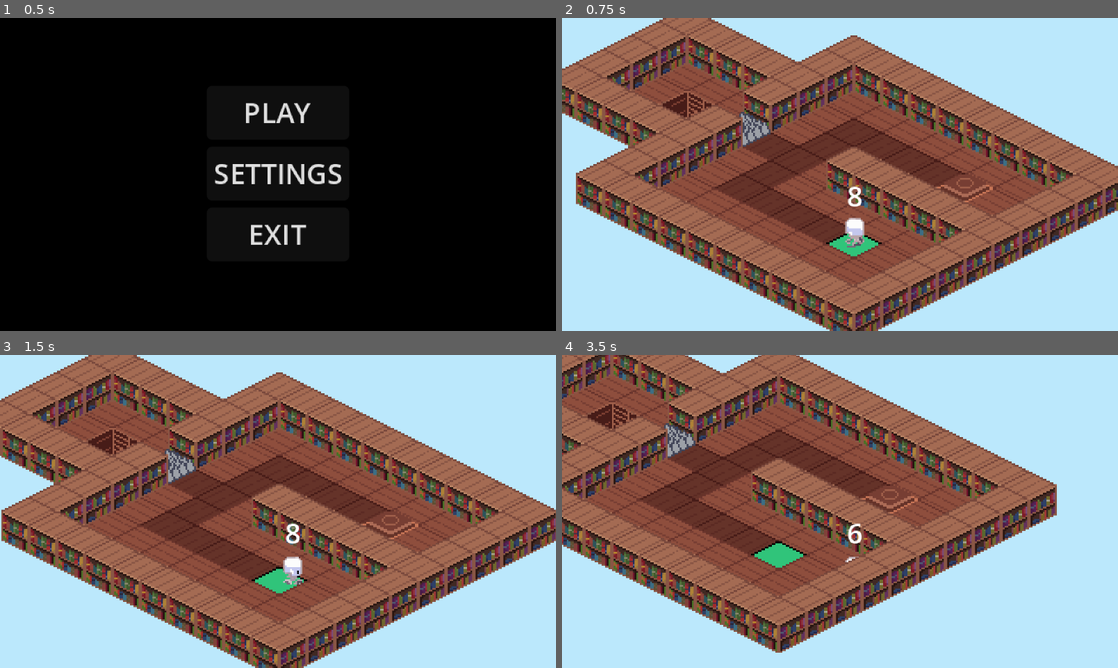
Above: before the commit, frames 1-4 (two rows, left to right).
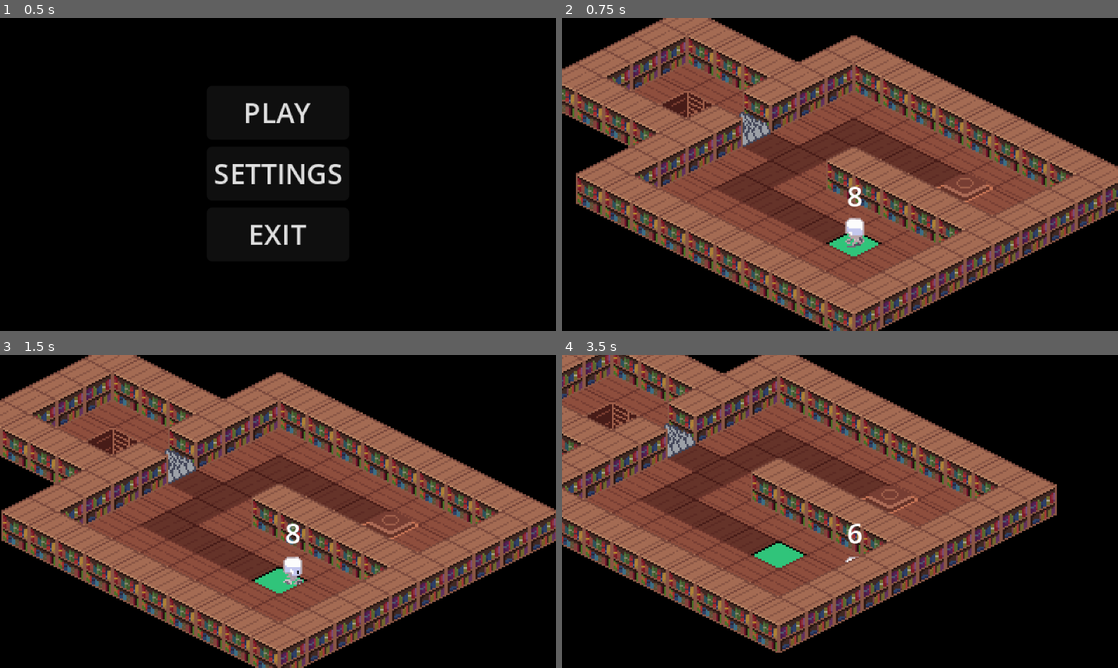
Above: after the commit, the same moments.

Repository: kokiheey/game-jam-repo
Game: Godot game, scene res://main_menu.tscn
Same seed, same stepped clock (60 frames per second), same inputs: the game is played once before the commit and once after it.
Inputs:
- Up to frame 1 (0.5 s): no input
- Up to frame 2 (0.75 s): click "PLAY" at 0.5 s
- Up to frame 3 (1.5 s): tap Enter at 1.25 s; hold Right (ui_right) from 1.28 s (still down); hold E (interact) from 1.28 s (still down)
- Up to frame 4 (3.5 s): release Right (ui_right) at 2.03 s; release E (interact) at 2.03 s; hold Down (ui_down) 2.03-2.78 s; tap E (interact) at 2.1 s; hold Right (ui_right) from 2.78 s (still down); hold E (interact) from 2.78 s (still down)

Frame 1 is identical in both runs. In frame 2, 37% of the frame differs, in the area x 0-100%, y 0-100%; in frame 3, 37%; in frame 4, 43%.

Commit message:
Add nez pitaj kokija
Co-Authored-By: koki <152427234+kokiheey@users.noreply.github.com>

Diff:
--- a/gmtk2025/Scenes/Levels/level_0.tscn
+++ b/gmtk2025/Scenes/Levels/level_0.tscn
@@ -10,6 +10,7 @@
 [ext_resource type="PackedScene" uid="uid://caci1f0r6yfvw" path="res://Scenes/time_label.tscn" id="7_456kb"]
 [ext_resource type="PackedScene" uid="uid://be2h6t0jc2w50" path="res://Scenes/music_selector.tscn" id="9_456kb"]
 [ext_resource type="AudioStream" uid="uid://dieyorbawutc8" path="res://Assets/Tracks/level_theme.wav" id="10_fywi0"]
+[ext_resource type="PackedScene" uid="uid://qbpsn4l14ph3" path="res://game_manager.tscn" id="11_fywi0"]
 
 [node name="Level0" type="Node2D"]
 
@@ -18,7 +19,7 @@
 offset_top = -248.0
 offset_right = 584.0
 offset_bottom = 288.0
-color = Color(0.732604, 0.909676, 0.985402, 1)
+color = Color(0, 0, 0, 1)
 
 [node name="Floor" type="Node2D" parent="."]
 y_sort_enabled = true
@@ -79,3 +80,5 @@
 
 [node name="MusicSelector" parent="." instance=ExtResource("9_456kb")]
 music = ExtResource("10_fywi0")
+
+[node name="GameManager" parent="." instance=ExtResource("11_fywi0")]
--- a/gmtk2025/Scenes/Levels/level_1.tscn
+++ b/gmtk2025/Scenes/Levels/level_1.tscn
@@ -10,6 +10,7 @@
 [ext_resource type="PackedScene" uid="uid://caci1f0r6yfvw" path="res://Scenes/time_label.tscn" id="7_u5ghp"]
 [ext_resource type="PackedScene" uid="uid://be2h6t0jc2w50" path="res://Scenes/music_selector.tscn" id="8_rb0md"]
 [ext_resource type="AudioStream" uid="uid://dieyorbawutc8" path="res://Assets/Tracks/level_theme.wav" id="9_u5ghp"]
+[ext_resource type="PackedScene" uid="uid://qbpsn4l14ph3" path="res://game_manager.tscn" id="11_hwvp3"]
 
 [node name="Level1" type="Node2D"]
 
@@ -18,7 +19,7 @@
 offset_top = -248.0
 offset_right = 584.0
 offset_bottom = 288.0
-color = Color(0.732604, 0.909676, 0.985402, 1)
+color = Color(0, 0, 0, 1)
 
 [node name="Floor" type="Node2D" parent="."]
 y_sort_enabled = true
@@ -84,3 +85,5 @@
 
 [node name="MusicSelector" parent="." instance=ExtResource("8_rb0md")]
 music = ExtResource("9_u5ghp")
+
+[node name="GameManager" parent="." instance=ExtResource("11_hwvp3")]
--- a/gmtk2025/Scenes/Levels/level_2.tscn
+++ b/gmtk2025/Scenes/Levels/level_2.tscn
@@ -10,6 +10,7 @@
 [ext_resource type="PackedScene" uid="uid://caci1f0r6yfvw" path="res://Scenes/time_label.tscn" id="7_1jlnc"]
 [ext_resource type="PackedScene" uid="uid://be2h6t0jc2w50" path="res://Scenes/music_selector.tscn" id="8_blpqv"]
 [ext_resource type="AudioStream" uid="uid://dieyorbawutc8" path="res://Assets/Tracks/level_theme.wav" id="9_1jlnc"]
+[ext_resource type="PackedScene" uid="uid://qbpsn4l14ph3" path="res://game_manager.tscn" id="11_u40f0"]
 
 [node name="Level2" type="Node2D"]
 
@@ -18,7 +19,7 @@
 offset_top = -248.0
 offset_right = 584.0
 offset_bottom = 288.0
-color = Color(0.732604, 0.909676, 0.985402, 1)
+color = Color(0, 0, 0, 1)
 
 [node name="Floor" type="Node2D" parent="."]
 y_sort_enabled = true
@@ -91,3 +92,5 @@
 
 [node name="MusicSelector" parent="." instance=ExtResource("8_blpqv")]
 music = ExtResource("9_1jlnc")
+
+[node name="GameManager" parent="." instance=ExtResource("11_u40f0")]
--- a/gmtk2025/Scenes/Levels/level_3.tscn
+++ b/gmtk2025/Scenes/Levels/level_3.tscn
@@ -11,6 +11,7 @@
 [ext_resource type="PackedScene" uid="uid://caci1f0r6yfvw" path="res://Scenes/time_label.tscn" id="7_dl55b"]
 [ext_resource type="PackedScene" uid="uid://be2h6t0jc2w50" path="res://Scenes/music_selector.tscn" id="8_4ahh4"]
 [ext_resource type="AudioStream" uid="uid://dieyorbawutc8" path="res://Assets/Tracks/level_theme.wav" id="9_dl55b"]
+[ext_resource type="PackedScene" uid="uid://qbpsn4l14ph3" path="res://game_manager.tscn" id="12_sy7oa"]
 
 [node name="level_3" type="Node2D"]
 
@@ -19,7 +20,7 @@
 offset_top = -248.0
 offset_right = 584.0
 offset_bottom = 288.0
-color = Color(0.732604, 0.909676, 0.985402, 1)
+color = Color(0, 0, 0, 1)
 
 [node name="Floor" type="Node2D" parent="."]
 y_sort_enabled = true
@@ -89,3 +90,5 @@
 
 [node name="MusicSelector" parent="." instance=ExtResource("8_4ahh4")]
 music = ExtResource("9_dl55b")
+
+[node name="GameManager" parent="." instance=ExtResource("12_sy7oa")]
--- a/gmtk2025/Scenes/player_sprite.tscn
+++ b/gmtk2025/Scenes/player_sprite.tscn
@@ -213,6 +213,15 @@
 "speed": 5.0
 }]
 
-[node name="AnimatedSprite2D" type="AnimatedSprite2D"]
+[sub_resource type="CapsuleShape2D" id="CapsuleShape2D_yxjnn"]
+
+[node name="PlayerSprite" type="AnimatedSprite2D"]
 sprite_frames = SubResource("SpriteFrames_vfarp")
 animation = &"right"
+
+[node name="Area2D" type="Area2D" parent="."]
+
+[node name="CollisionShape2D" type="CollisionShape2D" parent="Area2D"]
+position = Vector2(0, 8)
+scale = Vector2(-0.383706, -0.137066)
+shape = SubResource("CapsuleShape2D_yxjnn")
--- a/gmtk2025/Scenes/pushable_box.tscn
+++ b/gmtk2025/Scenes/pushable_box.tscn
@@ -52,6 +52,8 @@
 [node name="Area2D" type="Area2D" parent="."]
 
 [node name="CollisionPolygon2D2" type="CollisionPolygon2D" parent="Area2D"]
+position = Vector2(-2.38419e-07, 1)
+scale = Vector2(0.929687, 0.890625)
 polygon = PackedVector2Array(0, 0, 16, 8, 0, 16, -16, 8)
 
 [connection signal="body_entered" from="up_left" to="." method="_on_up_left_body_entered"]
--- a/gmtk2025/Scripts/pressure_plate.gd
+++ b/gmtk2025/Scripts/pressure_plate.gd
@@ -15,11 +15,17 @@
 		tg.toggle_off(false)
 
 func _on_area_entered(area: Area2D) -> void:
+	if not area.get_parent() is Box and  area.get_parent().name != "PlayerSprite":
+		return
 	sprite.frame = 1
-	for tg in toggles:
-		tg.toggle_on(false)
+	if area.get_parent() is Box and area.name == "Area2D":
+		for tg in toggles:
+			tg.toggle_on(false)
 
 func _on_area_exited(area: Area2D) -> void:
+	if not area.get_parent() is Box and  area.get_parent().name != "PlayerSprite":
+		return
 	sprite.frame = 0
-	for tg in toggles:
-		tg.toggle_off(false)
+	if area.get_parent() is Box and area.name == "Area2D":
+		for tg in toggles:
+			tg.toggle_off(false)
--- /dev/null
+++ b/gmtk2025/game_manager.gd
@@ -0,0 +1,5 @@
+extends Node
+
+func  _process(delta: float) -> void:
+	if Input.is_action_just_pressed("restart"):
+		get_tree().reload_current_scene()
--- /dev/null
+++ b/gmtk2025/game_manager.tscn
@@ -0,0 +1,6 @@
+[gd_scene load_steps=2 format=3 uid="uid://qbpsn4l14ph3"]
+
+[ext_resource type="Script" uid="uid://d3cjjrfmi7ac" path="res://game_manager.gd" id="1_70yv6"]
+
+[node name="GameManager" type="Node"]
+script = ExtResource("1_70yv6")
--- a/gmtk2025/project.godot
+++ b/gmtk2025/project.godot
@@ -30,9 +30,46 @@
 
 [input]
 
+ui_left={
+"deadzone": 0.5,
+"events": [Object(InputEventKey,"resource_local_to_scene":false,"resource_name":"","device":0,"window_id":0,"alt_pressed":false,"shift_pressed":false,"ctrl_pressed":false,"meta_pressed":false,"pressed":false,"keycode":4194319,"physical_keycode":0,"key_label":0,"unicode":0,"location":0,"echo":false,"script":null)
+, Object(InputEventJoypadButton,"resource_local_to_scene":false,"resource_name":"","device":0,"button_index":13,"pressure":0.0,"pressed":false,"script":null)
+, Object(InputEventJoypadMotion,"resource_local_to_scene":false,"resource_name":"","device":0,"axis":0,"axis_value":-1.0,"script":null)
+, Object(InputEventKey,"resource_local_to_scene":false,"resource_name":"","device":-1,"window_id":0,"alt_pressed":false,"shift_pressed":false,"ctrl_pressed":false,"meta_pressed":false,"pressed":false,"keycode":0,"physical_keycode":65,"key_label":0,"unicode":97,"location":0,"echo":false,"script":null)
+]
+}
+ui_right={
+"deadzone": 0.5,
+"events": [Object(InputEventKey,"resource_local_to_scene":false,"resource_name":"","device":0,"window_id":0,"alt_pressed":false,"shift_pressed":false,"ctrl_pressed":false,"meta_pressed":false,"pressed":false,"keycode":4194321,"physical_keycode":0,"key_label":0,"unicode":0,"location":0,"echo":false,"script":null)
+, Object(InputEventJoypadButton,"resource_local_to_scene":false,"resource_name":"","device":0,"button_index":14,"pressure":0.0,"pressed":false,"script":null)
+, Object(InputEventJoypadMotion,"resource_local_to_scene":false,"resource_name":"","device":0,"axis":0,"axis_value":1.0,"script":null)
+, Object(InputEventKey,"resource_local_to_scene":false,"resource_name":"","device":-1,"window_id":0,"alt_pressed":false,"shift_pressed":false,"ctrl_pressed":false,"meta_pressed":false,"pressed":false,"keycode":0,"physical_keycode":68,"key_label":0,"unicode":100,"location":0,"echo":false,"script":null)
+]
+}
+ui_up={
+"deadzone": 0.5,
+"events": [Object(InputEventKey,"resource_local_to_scene":false,"resource_name":"","device":0,"window_id":0,"alt_pressed":false,"shift_pressed":false,"ctrl_pressed":false,"meta_pressed":false,"pressed":false,"keycode":4194320,"physical_keycode":0,"key_label":0,"unicode":0,"location":0,"echo":false,"script":null)
+, Object(InputEventJoypadButton,"resource_local_to_scene":false,"resource_name":"","device":0,"button_index":11,"pressure":0.0,"pressed":false,"script":null)
+, Object(InputEventJoypadMotion,"resource_local_to_scene":false,"resource_name":"","device":0,"axis":1,"axis_value":-1.0,"script":null)
+, Object(InputEventKey,"resource_local_to_scene":false,"resource_name":"","device":-1,"window_id":0,"alt_pressed":false,"shift_pressed":false,"ctrl_pressed":false,"meta_pressed":false,"pressed":false,"keycode":0,"physical_keycode":87,"key_label":0,"unicode":119,"location":0,"echo":false,"script":null)
+]
+}
+ui_down={
+"deadzone": 0.5,
+"events": [Object(InputEventKey,"resource_local_to_scene":false,"resource_name":"","device":0,"window_id":0,"alt_pressed":false,"shift_pressed":false,"ctrl_pressed":false,"meta_pressed":false,"pressed":false,"keycode":4194322,"physical_keycode":0,"key_label":0,"unicode":0,"location":0,"echo":false,"script":null)
+, Object(InputEventJoypadButton,"resource_local_to_scene":false,"resource_name":"","device":0,"button_index":12,"pressure":0.0,"pressed":false,"script":null)
+, Object(InputEventJoypadMotion,"resource_local_to_scene":false,"resource_name":"","device":0,"axis":1,"axis_value":1.0,"script":null)
+, Object(InputEventKey,"resource_local_to_scene":false,"resource_name":"","device":-1,"window_id":0,"alt_pressed":false,"shift_pressed":false,"ctrl_pressed":false,"meta_pressed":false,"pressed":false,"keycode":0,"physical_keycode":83,"key_label":0,"unicode":115,"location":0,"echo":false,"script":null)
+]
+}
 interact={
 "deadzone": 0.2,
 "events": [Object(InputEventKey,"resource_local_to_scene":false,"resource_name":"","device":0,"window_id":0,"alt_presse …(189 unchanged characters)…
+]
+}
+restart={
+"deadzone": 0.2,
+"events": [Object(InputEventKey,"resource_local_to_scene":false,"resource_name":"","device":-1,"window_id":0,"alt_pressed":false,"shift_pressed":false,"ctrl_pressed":false,"meta_pressed":false,"pressed":false,"keycode":0,"physical_keycode":82,"key_label":0,"unicode":114,"location":0,"echo":false,"script":null)
 ]
 }
 
Not shown: 1 places in gmtk2025/Scenes/Levels/level_0.tscn that only renumber resources
Not shown: 1 places in gmtk2025/Scenes/Levels/level_1.tscn that only renumber resources
Not shown: 1 places in gmtk2025/Scenes/Levels/level_2.tscn that only renumber resources
Not shown: 1 places in gmtk2025/Scenes/Levels/level_3.tscn that only renumber resources
Not shown: 1 places in gmtk2025/Scenes/player_sprite.tscn that only renumber resources
Not shown: 1 places in gmtk2025/Scenes/time_label.tscn that only renumber resources
Not shown, changed: gmtk2025/export_presets.cfg
Not shown, added: gmtk2025/game_manager.gd.uid
